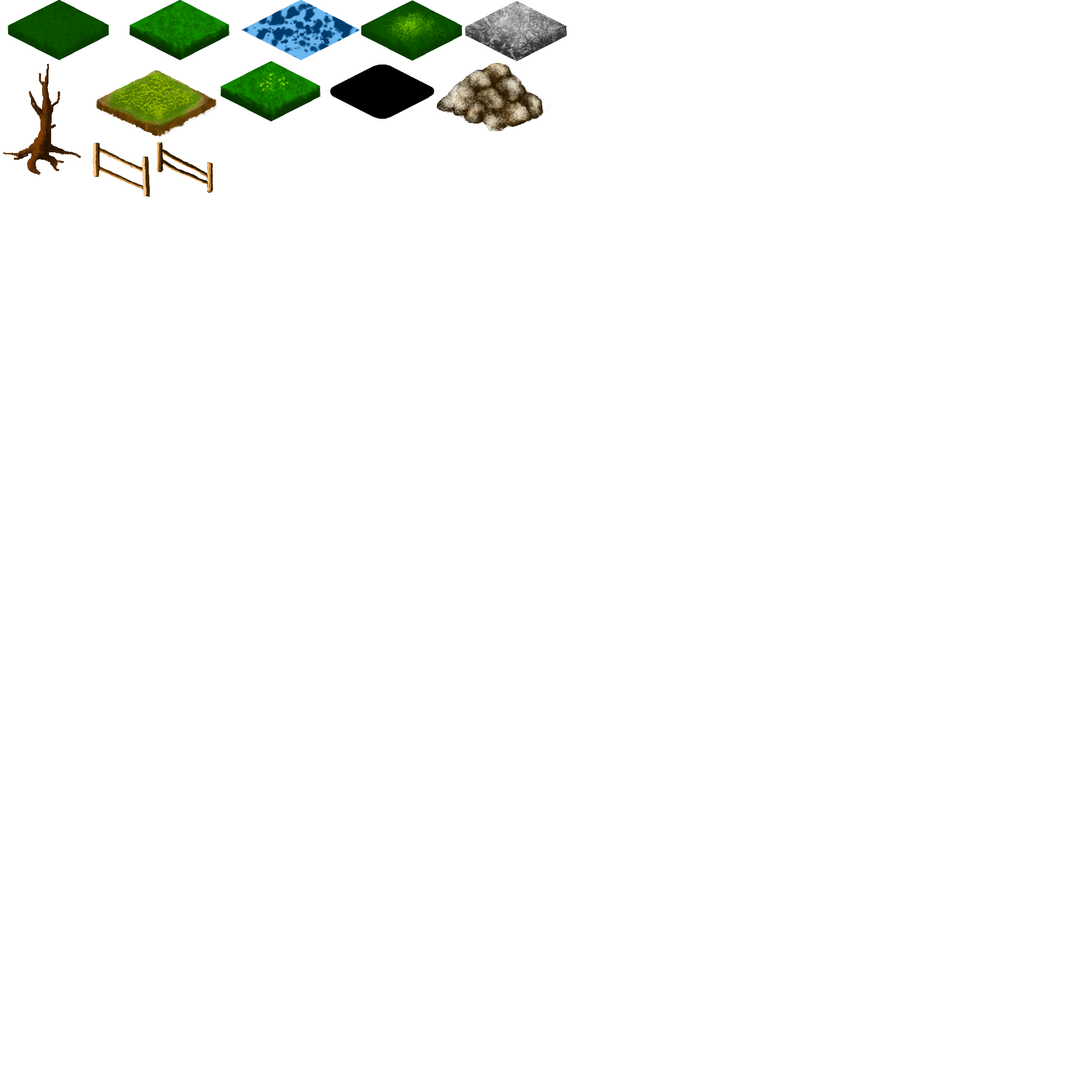
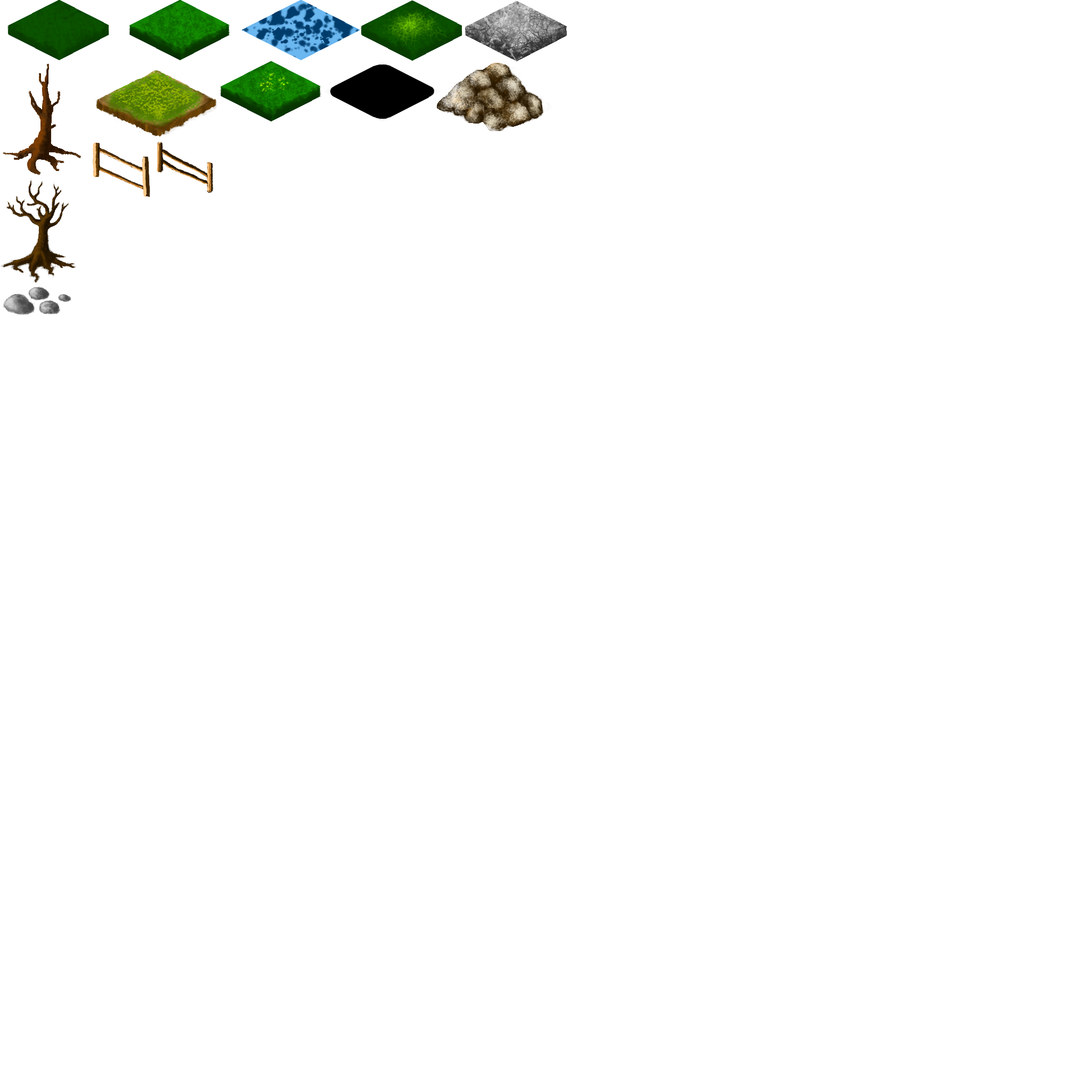
Layered file, before and after one edit (1091px x 1091px). Changes by layer:
painted on "Обычный слой 3 (вставлено)" (1st of 2) over [left=5, top=177, right=70, bottom=217]
added layer "Обычный слой 4 (вставлено)" (1st of 5) above "Обычный слой 4 (вставлено)" over [left=0, top=265, right=78, bottom=316]
added layer "Обычный слой 4 (вставлено)" (2nd of 5) above "Обычный слой 4 (вставлено)" over [left=0, top=177, right=78, bottom=316]
painted on "Обычный слой 4 (вставлено)" (4th of 5) over [left=6, top=177, right=78, bottom=281]
painted on "stones" over [left=0, top=177, right=78, bottom=316]
